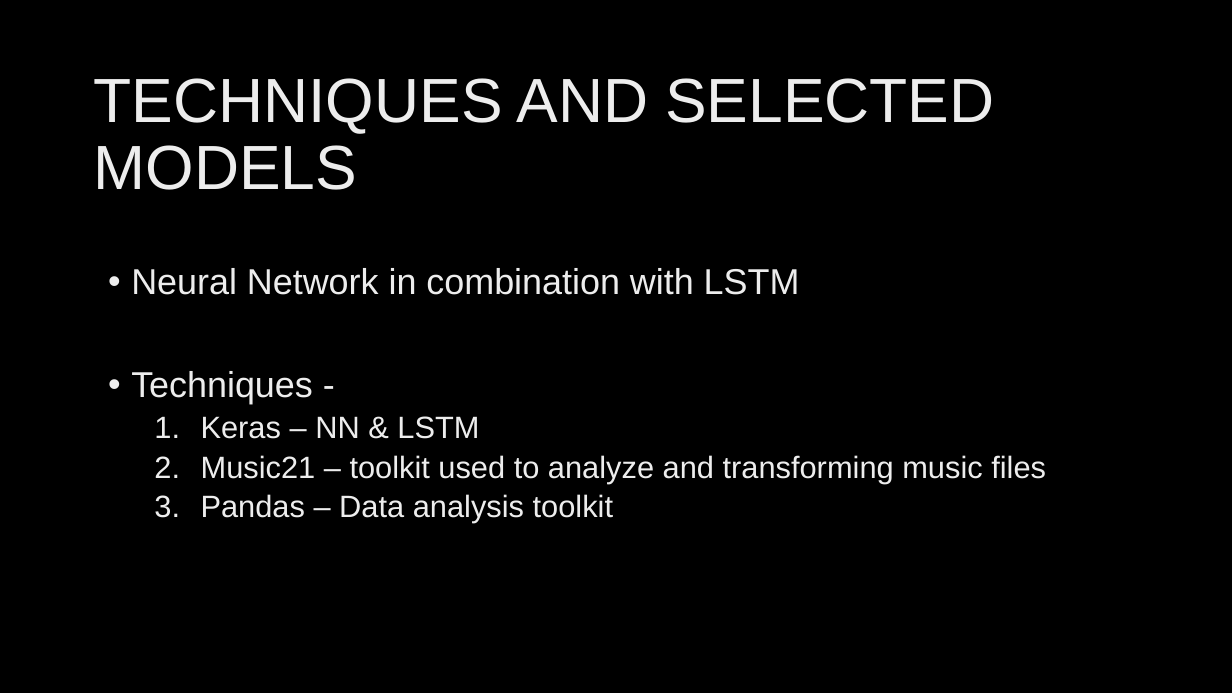
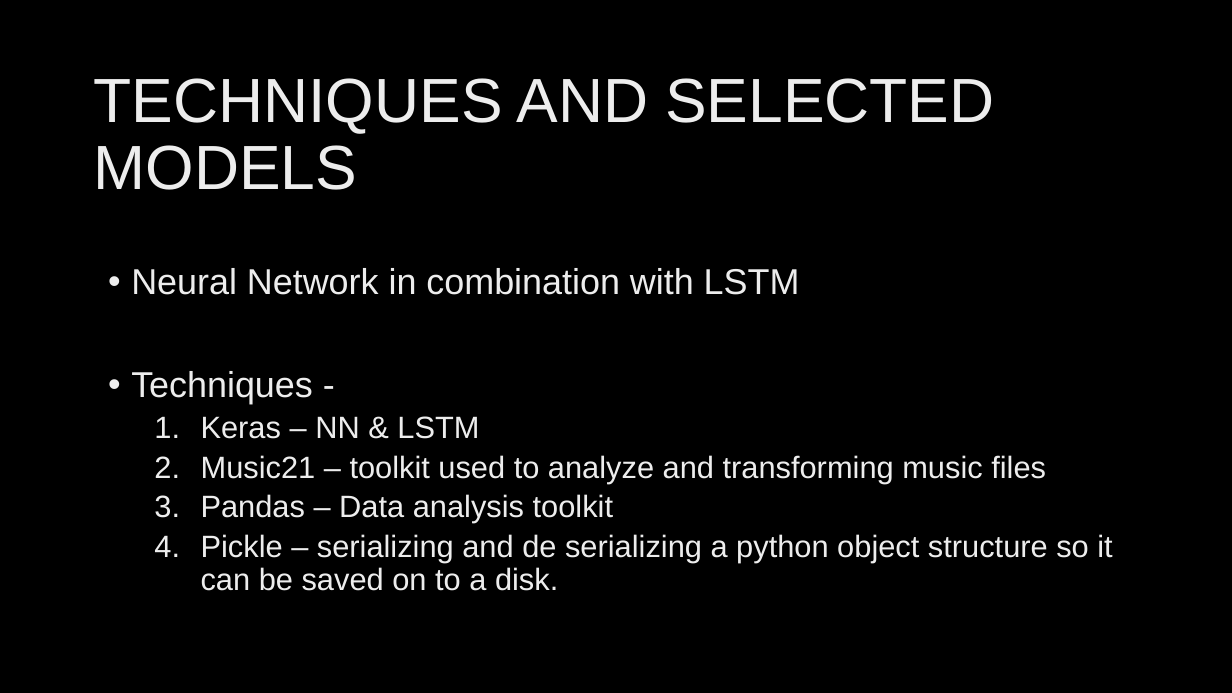
Before and after one commit to 2010030151-satya/Music-generation, a slide deck: slide 6 of presentations/aids_review2.pptx. Drawn at 1232x693 pixels with LibreOffice and Linux fonts; fonts in the diff are those of the drawing. Boxes give left, top, right and bottom in pixels: in the first picture for what was removed or moved away, otherwise in the second. Text is boxed around its words. In the diff, an @@ line names an element or a change of style, - is before the commit and + after.

Commit message:
review 2 edit

```diff
--- a/presentations/aids_review2.pptx
+++ b/presentations/aids_review2.pptx
@@ text at [201, 534, 1112, 591]: paragraph added @@
+  4. Pickle – serializing and de serializing a python object structure so it can be saved on to a disk.
```
